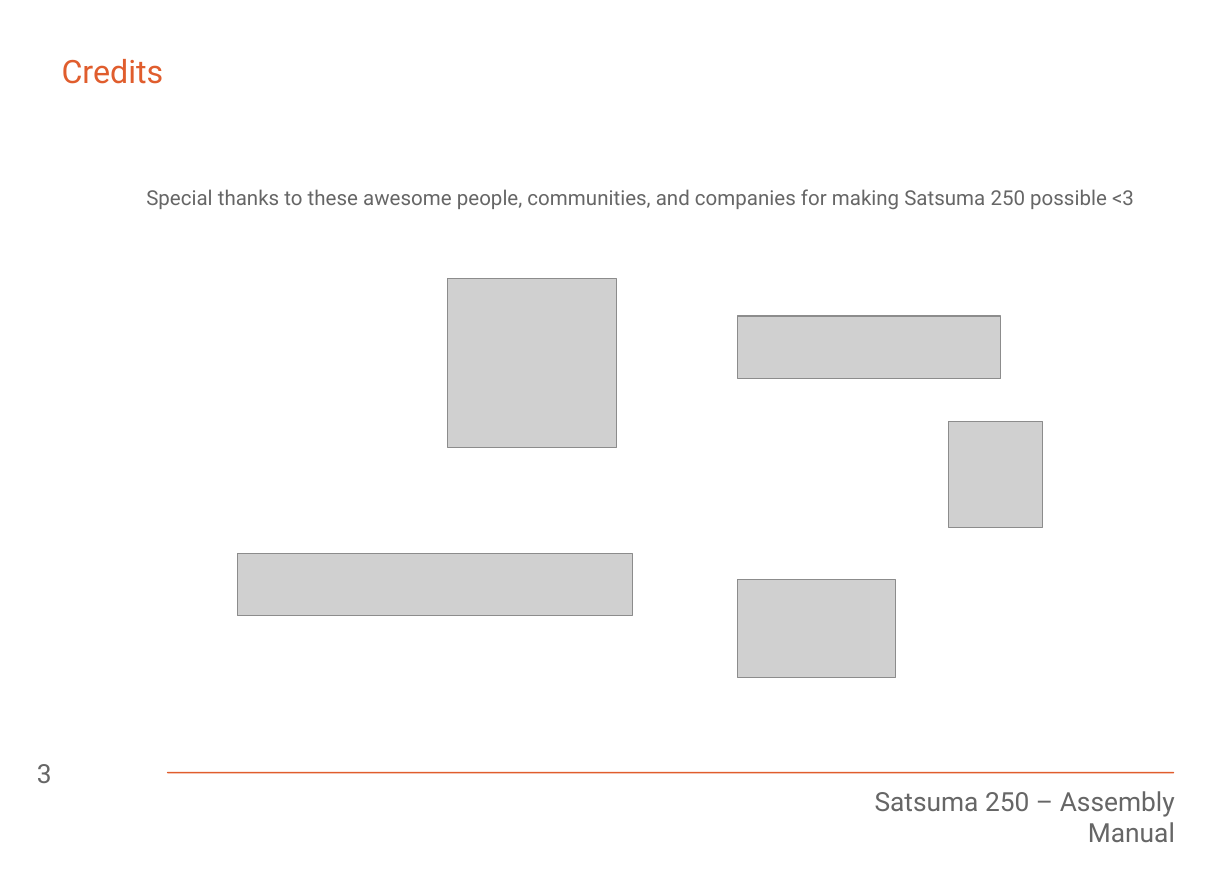
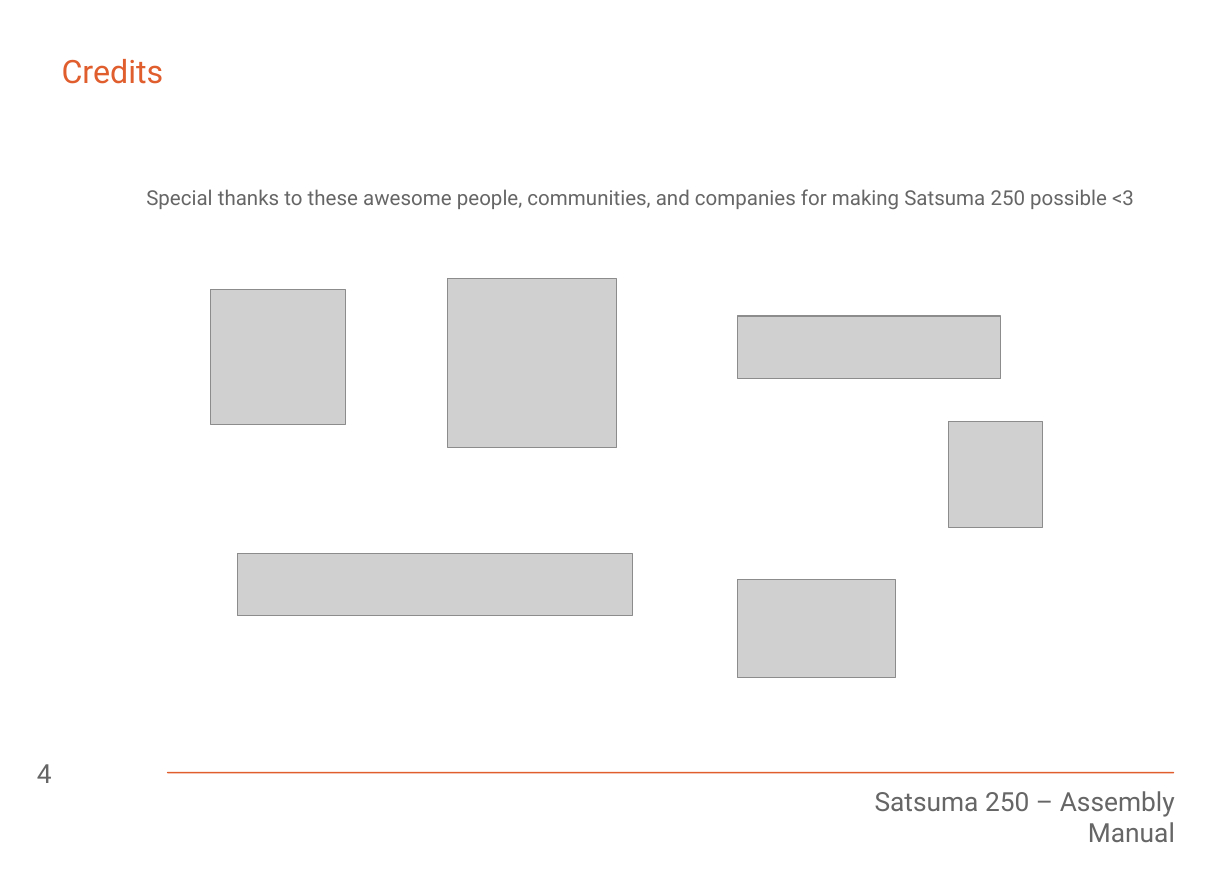
Before and after one commit to Satsuma3D/Satsuma-250, a slide deck: slide 4 of Manual/Assembly Manual.odp (slide 3 before the commit). Drawn at 1232x871 pixels with LibreOffice and Linux fonts; fonts in the diff are those of the drawing; grey boxes stand for pictures. Boxes give left, top, right and bottom in pixels: in the first picture for what was removed or moved away, otherwise in the second. Text is boxed around its words. In the diff, an @@ line names an element or a change of style, - is before the commit and + after.

```diff
--- a/Manual/Assembly Manual.odp
+++ b/Manual/Assembly Manual.odp
@@ picture added at (211,290,346,425) @@
@@ page number at (37,764,52,783): text changed @@
-3
+4
```
Also in this commit, not shown: 1 other slide changed, 7 other files.
